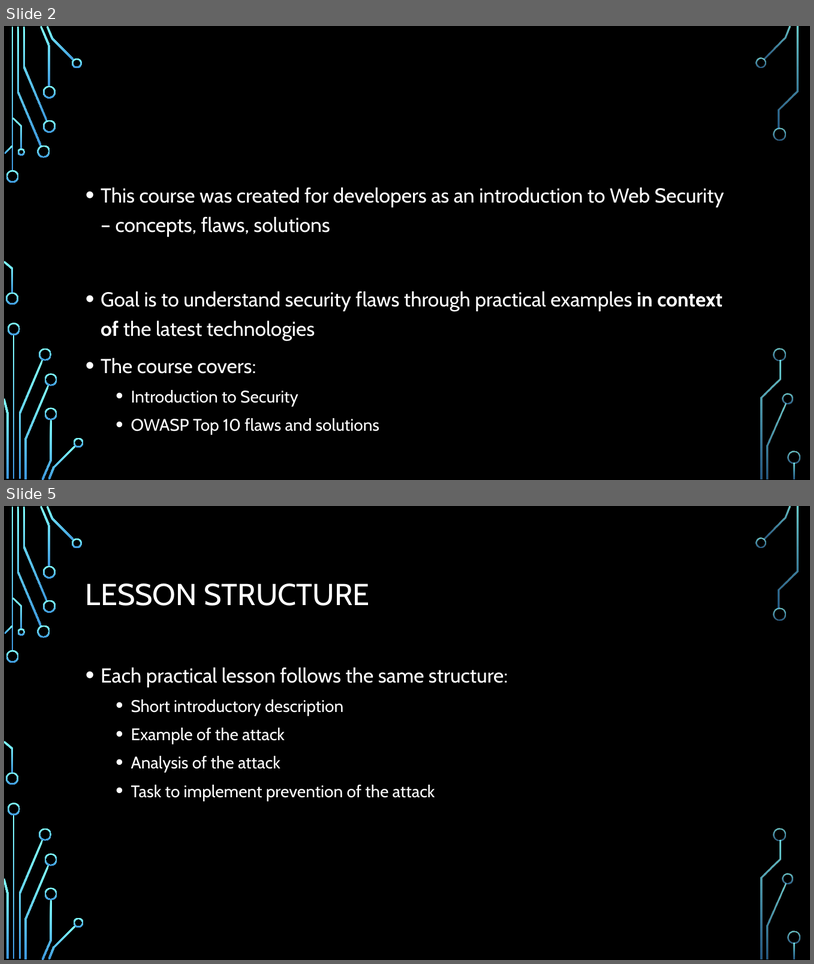
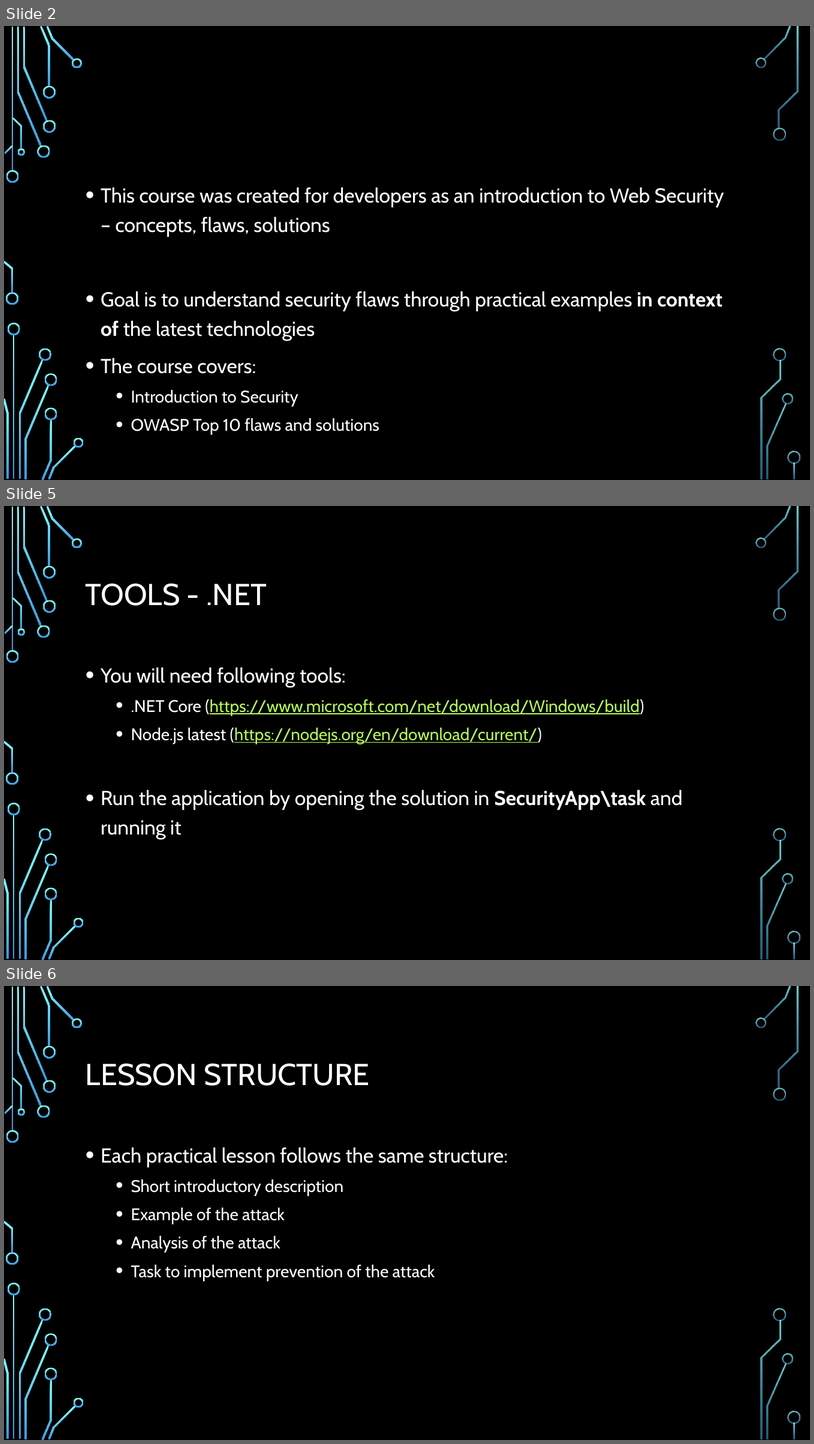
Before and after one commit to Zuehlke/security-onboarding, a slide deck: security/00-Introduction/Introduction.pptx. Shown one above the other, each under a label of ours: slides 2 and 5 before the commit, slides 2, 5 and 6 after it; the slides between them are not shown. The pictures are 814x964 and 814x1444 pixels, drawn with LibreOffice and Linux fonts; fonts in the diff are those of the drawing; background and template pictures are left out. Boxes give left, top, right and bottom in pixels: in the first picture for what was removed or moved away, otherwise in the second. Text is boxed around its words. In the diff, an @@ line names an element or a change of style, - is before the commit and + after.

```diff
--- a/security/00-Introduction/Introduction.pptx
+++ b/security/00-Introduction/Introduction.pptx
@@ slide 5 added at [4, 506, 810, 960], background picture (left out); not listed: 36 template elements that a slide beside it also shows @@
@@ title added at [86, 583, 267, 606], 36 pt, text #FFFFFF @@
+TOOLS - .NET
@@ text added at [101, 667, 683, 839], 20 pt, text #FFFFFF @@
+• You will need following tools:
+  • .NET Core (https://www.microsoft.com/net/download/Windows/build)
+  • Node.js latest (https://nodejs.org/en/download/current/)
+• Run the application by opening the solution in SecurityApp\task and running it
@@ what was slide 5 is now slide 6 @@
```
Also in this commit, not shown: 2 slides changed.
